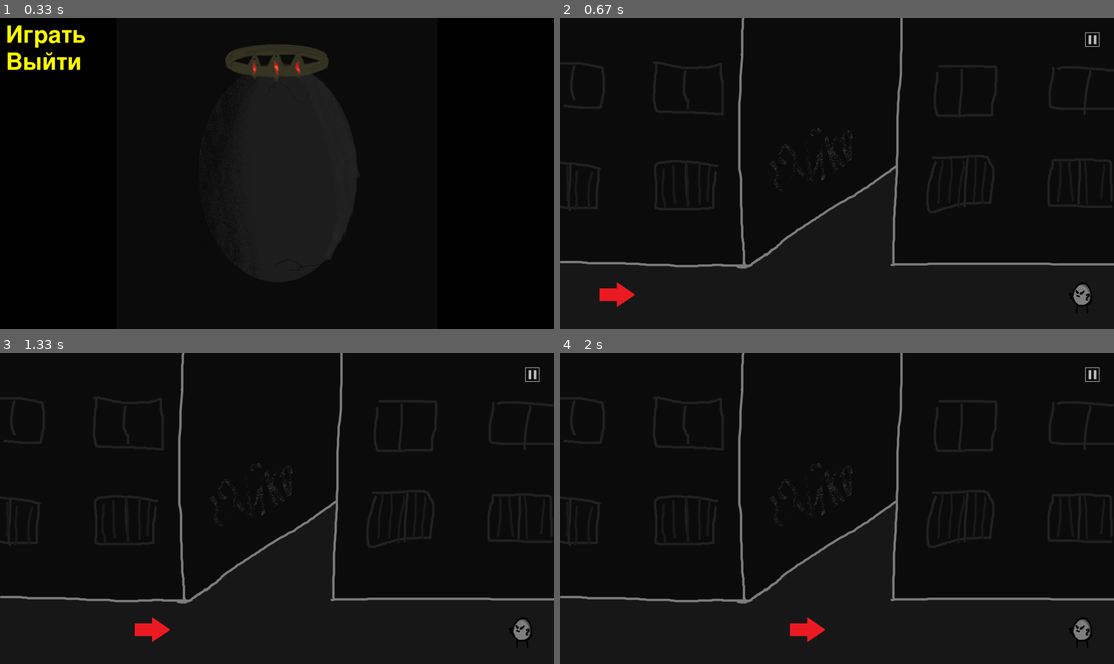
Above: before the commit, frames 1-4 (two rows, left to right).
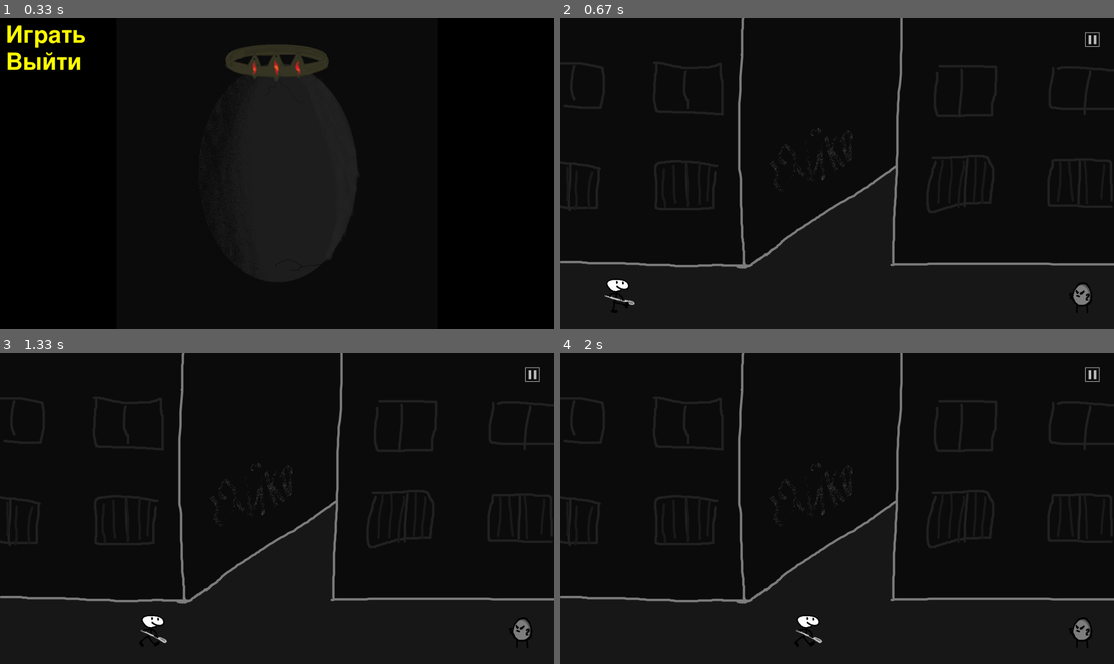
Above: after the commit, the same moments.

Repository: TANK-MARK-V/pygame
Game: pygame game, started from game.py
The game is run twice, just before and just after one commit, with the same random seed, the same clock (stepped at 60 frames per second) and the same inputs.
Inputs (mouse positions are in pixels of both pictures, inside the frame that each line leads up to):
- Up to frame 1 (0.33 s): no input
- Up to frame 2 (0.67 s): click (604, 36) at 0.38 s
- Up to frame 3 (1.33 s): click (282, 530) at 0.72 s
- Up to frame 4 (2 s): no input

Frame 1 is identical in both runs. In frame 2, 0.4% of the frame differs, in the area x 7-14%, y 84-93%; in frame 3, 0.3%; in frame 4, 0.4%.

Commit message:
Можно прыгать по блокам, есть анимация игрока. Нужно сделать спавн врагов, босса, возможность удара, вохможность убрать блоки для запрыга

Diff:
--- /dev/null
+++ b/class_borders.py
@@ -0,0 +1,8 @@
+import pygame
+import const
+
+
+class Border(pygame.sprite.Sprite):  # Граница блока
+    def __init__(self, x1, y1, x2, y2):
+        super().__init__()
+        self.rect = pygame.Rect(x1, y1, x2 - x1, y2 - y1)
--- a/class_frame.py
+++ b/class_frame.py
@@ -8,17 +8,14 @@
     def __init__(self):
         self.count = 0
         self.jump = False
-        self.fall = False
+
         self.start_jump = 0
         self.start_fall = 0
 
     def check(self, player, buttons):
-        if player.rect.y < const.height - const.floor[1][1] - const.sprites:  # Игрок не летит (нужно переработать)
-            player.can_fall = True
-        else:
-            player.can_fall = False
         if buttons.start:
             self.count += 1  # Счёт фреймов
+        player.can_move = self.moves(player)
         if player.jump:  # Если прыгает
             if not self.jump:  # Прыжок только начинается или уже начат
                 self.start_jump = self.count
@@ -28,18 +25,25 @@
             else:  # Игрок должен начать падать
                 self.start_jump = 0
                 player.jump = False
-                player.fall = True
                 self.jump = False
                 self.start_fall = self.count
-        if player.fall:  # Если падает
-            if not self.fall:  # Падение только началось или уже начато
-                self.start_fall = self.count
-                self.fall = True
-            player.moving('fall', fall=self.count - self.start_fall)
+        if not player.jump and (player.can_move[1] or player.fall):  # Если падает и не прыгает
+            player.moving('fall')
         if player.right:
             player.moving('right')
         if player.left:
             player.moving('left')
-        if not player.can_fall:  # Проверка на то, что приземлился
-            self.fall = False
+        if not player.can_move[1]:  # Проверка на то, что приземлился
             player.fall = False
+
+    def moves(self, player):
+        up, down, left, right = True, True, True, True
+        if pygame.sprite.spritecollideany(player, const.up):
+            down = False
+        if pygame.sprite.spritecollideany(player, const.down):
+            up = False
+        if pygame.sprite.spritecollideany(player, const.left):
+            right = False
+        if pygame.sprite.spritecollideany(player, const.right):
+            left = False
+        return (up, down, left, right)
--- a/class_player.py
+++ b/class_player.py
@@ -13,13 +13,13 @@
         self.image = self.frames[self.cur_frame]
         self.rect = self.rect.move(x, y)
 
-        self.can_fall = False
-        self.frem = 0
+        self.count = 0
         self.jump = False
         self.fall = False
         self.right = False
         self.left = False
         self.reverse = False
+        self.can_move = (True, False, True, True)
 
         self.hp = 3
 
@@ -39,18 +39,19 @@
         else:
             self.image = self.frames[self.cur_frame]
 
-    def moving(self, todo, fall=0):  # Двигать игрока
-        if todo == 'jump':
+    def moving(self, todo):  # Двигать игрока
+        self.count += 1
+        if todo == 'jump' and self.can_move[0]:
             self.rect = self.rect.move(0, -24)
-        if todo == 'fall' and self.can_fall:
-            self.rect = self.rect.move(0, fall)
-        if todo == 'right':
+        if todo == 'fall' and self.can_move[1]:
+            self.rect = self.rect.move(0, 15)
+        if todo == 'right' and self.can_move[3]:
             self.reverse = False
             self.rect = self.rect.move(FPS // 5, 0)
-        if todo == 'left':
+        if todo == 'left' and self.can_move[2]:
             self.reverse = True
             self.rect = self.rect.move(-FPS // 5, 0)
-        if self.frem % (FPS // 10) == 0:  # Обновление фрейма через определённое кол-во времени
+        if self.count % (FPS // 10) == 0:  # Обновление фрейма через определённое кол-во времени
             self.update(todo)
 
     def hit(self, dmg):  # Не реализованная на данный момент функция
--- a/const.py
+++ b/const.py
@@ -11,15 +11,19 @@
 floor = 80
 bloks = (300, 100, 150)
 bloks = ((0, height - floor - bloks[2] - bloks[1], bloks[0], height - floor - bloks[2]),
-         (bloks[0], height - floor - bloks[2], bloks[0] + bloks[2], height - floor),
+         # (bloks[0], height - floor - bloks[2], bloks[0] + bloks[2], height - floor),
          (width - bloks[0], height - floor - bloks[2] - bloks[1], width, height - floor - bloks[2]),
-         (width - bloks[0] - bloks[2], height - floor - bloks[2], width - bloks[0], height - floor),
-         (bloks[0] + 150, height - floor - bloks[2] * 2 - bloks[1] - 150,
-          width - bloks[0] - 150, height - floor - bloks[2] * 2 - 150))
+         # (width - bloks[0] - bloks[2], height - floor - bloks[2], width - bloks[0], height - floor),
+         (bloks[0] + 150, height - floor - bloks[2] * 2 - bloks[1] - height // 19,
+          width - bloks[0] - 150, height - floor - bloks[2] * 2 - height // 19))
 floor = ((0, height - floor), (width, floor))
 
 player_group = pygame.sprite.Group()
 enemy = pygame.sprite.Group()
+down = pygame.sprite.Group()
+up = pygame.sprite.Group()
+left = pygame.sprite.Group()
+right = pygame.sprite.Group()
 
 
 def load_image(name, colorkey=None):
--- a/game.py
+++ b/game.py
@@ -5,6 +5,7 @@
 import class_button
 import class_pause
 import class_room
+import class_borders
 import const
 
 if __name__ == '__main__':
@@ -20,8 +21,21 @@
     frame = class_frame.Frames()
     inro = class_introduce.Introduce()
     buttons = class_button.Buttons(screen)
-    player = class_player.Player(const.load_image("герой.png", -1), 1, 1, 0, const.barotraum)
+    player = class_player.Player(const.load_image("герой.png", -1), 2, 1, 0, const.barotraum)
     const.player_group.add(player)
+
+    for blok in const.bloks:  # Границы блоков
+        x1, y1, x2, y2 = blok
+        const.up.add(class_borders.Border(x1, y1, x2, y1 + 1))
+        const.down.add(class_borders.Border(x1, y2 - 1, x2, y2))
+        const.left.add(class_borders.Border(x1, y1, x1 + 1, y2))
+        const.right.add(class_borders.Border(x2 - 1, y1, x2, y2))
+    x1, y1, x2, y2 = const.floor[0][0], const.floor[0][1], const.floor[0][0] + const.floor[1][0], const.floor[0][1] + \
+                                                           const.floor[1][1]
+    const.up.add(class_borders.Border(x1, y1, x2, y1 + 1))
+    const.down.add(class_borders.Border(x1, y2 - 1, x2, y2))
+    const.left.add(class_borders.Border(x1, y1, x1 + 1, y2))
+    const.right.add(class_borders.Border(x2 - 1, y1, x2, y2))
 
     while running:
         player.frem = frame.count
@@ -30,7 +44,7 @@
                 running = buttons.menu(screen, event)  # Открытие меню
             if event.type == pygame.QUIT:
                 running = False
-            if event.type == pygame.MOUSEBUTTONDOWN:   # Нажата мышка
+            if event.type == pygame.MOUSEBUTTONDOWN:  # Нажата мышка
                 if buttons.pause:
                     if pause.check_do(pygame.mouse.get_pos(), const.pause_size):  # Проверка на нажатие паузы c мышки
                         buttons = class_button.Buttons(screen, pause=True)
@@ -49,7 +63,8 @@
                         running = False
 
                 if inro.ready:
-                    if (event.key == pygame.K_w or event.key == pygame.K_UP) and not player.can_fall:  # Игрок может прыгать только на земле
+                    if (event.key == pygame.K_w or event.key == pygame.K_UP) and not player.can_move[1]:
+                        # Игрок может прыгать только на земле
                         player.jump = True
                     if event.key == pygame.K_d or event.key == pygame.K_RIGHT:
                         player.right = True
Binary file changed: data/Герой.png
